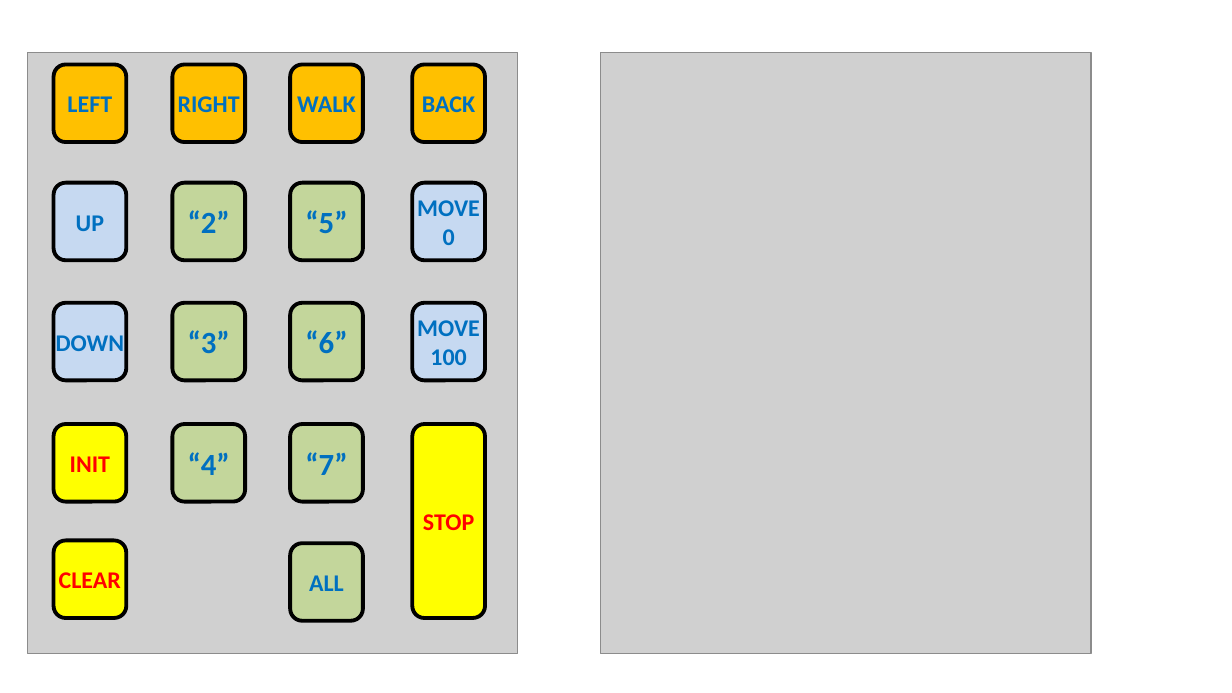
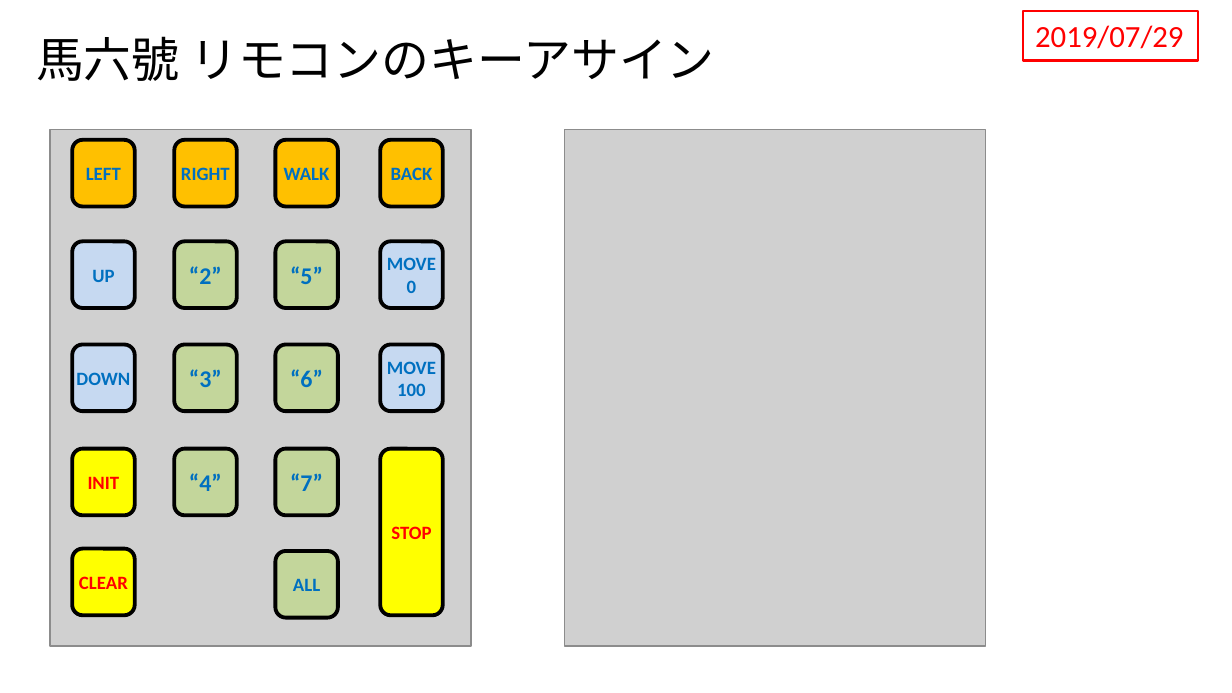
Before and after one commit to RobotTeam2/rMule, a slide deck: slide 3 of motion_ctrl/10key_command.pptx (slide 2 before the commit). Drawn at 1232x693 pixels with LibreOffice and Linux fonts; fonts in the diff are those of the drawing; grey boxes stand for pictures. Boxes give left, top, right and bottom in pixels: in the first picture for what was removed or moved away, otherwise in the second. Text is boxed around its words. In the diff, an @@ line names an element or a change of style, - is before the commit and + after.

Commit message:
リモコンマニュアルの更新

```diff
--- a/motion_ctrl/10key_command.pptx
+++ b/motion_ctrl/10key_command.pptx
@@ rectangle added at [1023,11,1198,60], outline #FF0000 1.5 pt, 18 pt, text #FF0000 @@
+2019/07/29
@@ text added at [36,36,714,81], 28 pt, text #000000 @@
+馬六號 リモコンのキーアサイン
@@ picture: place and size @@
-picture at [27,52,517,653]
+picture at [51,129,472,646]
@@ rounded rectangle "LEFT": place and size @@
-rounded rectangle "LEFT" at [54,64,127,142]
+rounded rectangle "LEFT" at [73,140,136,207]
@@ rounded rectangle "RIGHT": place and size @@
-rounded rectangle "RIGHT" at [172,64,245,142]
+rounded rectangle "RIGHT" at [174,140,237,207]
@@ rounded rectangle "WALK": place and size @@
-rounded rectangle "WALK" at [291,64,363,142]
+rounded rectangle "WALK" at [276,140,339,207]
@@ size 14 to 11 pt in 12 elements at [73,548,136,615], [276,551,339,617], [73,448,136,515], [381,448,444,615], [73,345,136,411], [381,345,444,411], [73,241,136,308], [174,140,237,207], [381,241,444,308], [73,140,136,207], [276,140,339,207], [381,140,444,207] @@
@@ rounded rectangle "BACK": place and size @@
-rounded rectangle "BACK" at [413,64,485,142]
+rounded rectangle "BACK" at [381,140,444,207]
@@ picture: place and size @@
-picture at [601,52,1092,653]
+picture at [564,129,986,646]
@@ rounded rectangle "UP": place and size @@
-rounded rectangle "UP" at [54,182,127,260]
+rounded rectangle "UP" at [73,241,136,308]
@@ rounded rectangle "“2”": place and size @@
-rounded rectangle "“2”" at [172,182,245,260]
+rounded rectangle "“2”" at [174,241,237,308]
@@ size 18 to 14 pt in 6 elements at [174,448,237,515], [276,448,339,515], [174,345,237,411], [276,345,339,411], [174,241,237,308], [276,241,339,308] @@
@@ rounded rectangle "“5”": place and size @@
-rounded rectangle "“5”" at [291,182,363,260]
+rounded rectangle "“5”" at [276,241,339,308]
@@ rounded rectangle "MOVE": place and size @@
-rounded rectangle "MOVE" at [413,182,485,260]
+rounded rectangle "MOVE" at [381,241,444,308]
@@ rounded rectangle "DOWN": place and size @@
-rounded rectangle "DOWN" at [54,303,127,381]
+rounded rectangle "DOWN" at [73,345,136,411]
@@ rounded rectangle "“3”": place and size @@
-rounded rectangle "“3”" at [172,303,245,381]
+rounded rectangle "“3”" at [174,345,237,411]
@@ rounded rectangle "“6”": place and size @@
-rounded rectangle "“6”" at [291,303,363,381]
+rounded rectangle "“6”" at [276,345,339,411]
@@ rounded rectangle "MOVE": place and size @@
-rounded rectangle "MOVE" at [413,303,485,381]
+rounded rectangle "MOVE" at [381,345,444,411]
@@ rounded rectangle "INIT": place and size @@
-rounded rectangle "INIT" at [54,424,127,501]
+rounded rectangle "INIT" at [73,448,136,515]
@@ rounded rectangle "“4”": place and size @@
-rounded rectangle "“4”" at [172,424,245,501]
+rounded rectangle "“4”" at [174,448,237,515]
@@ rounded rectangle "“7”": place and size @@
-rounded rectangle "“7”" at [291,424,363,501]
+rounded rectangle "“7”" at [276,448,339,515]
@@ rounded rectangle "STOP": place and size @@
-rounded rectangle "STOP" at [413,424,485,617]
+rounded rectangle "STOP" at [381,448,444,615]
@@ rounded rectangle "CLEAR": place and size @@
-rounded rectangle "CLEAR" at [54,541,127,618]
+rounded rectangle "CLEAR" at [73,548,136,615]
@@ rounded rectangle "ALL": place and size @@
-rounded rectangle "ALL" at [291,543,363,621]
+rounded rectangle "ALL" at [276,551,339,617]
```
Also in this commit, not shown: 1 other slide changed, 1 slide added.
